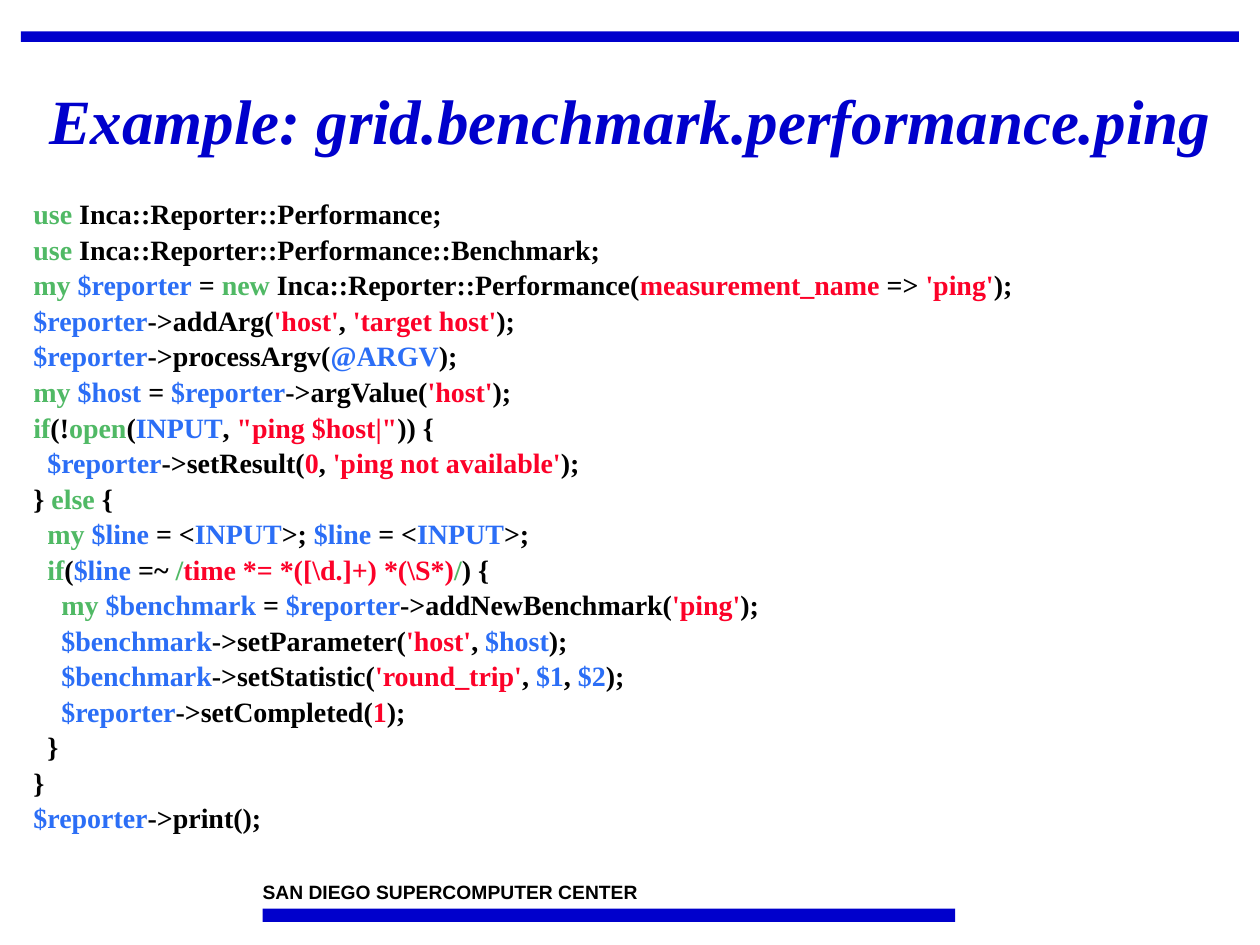
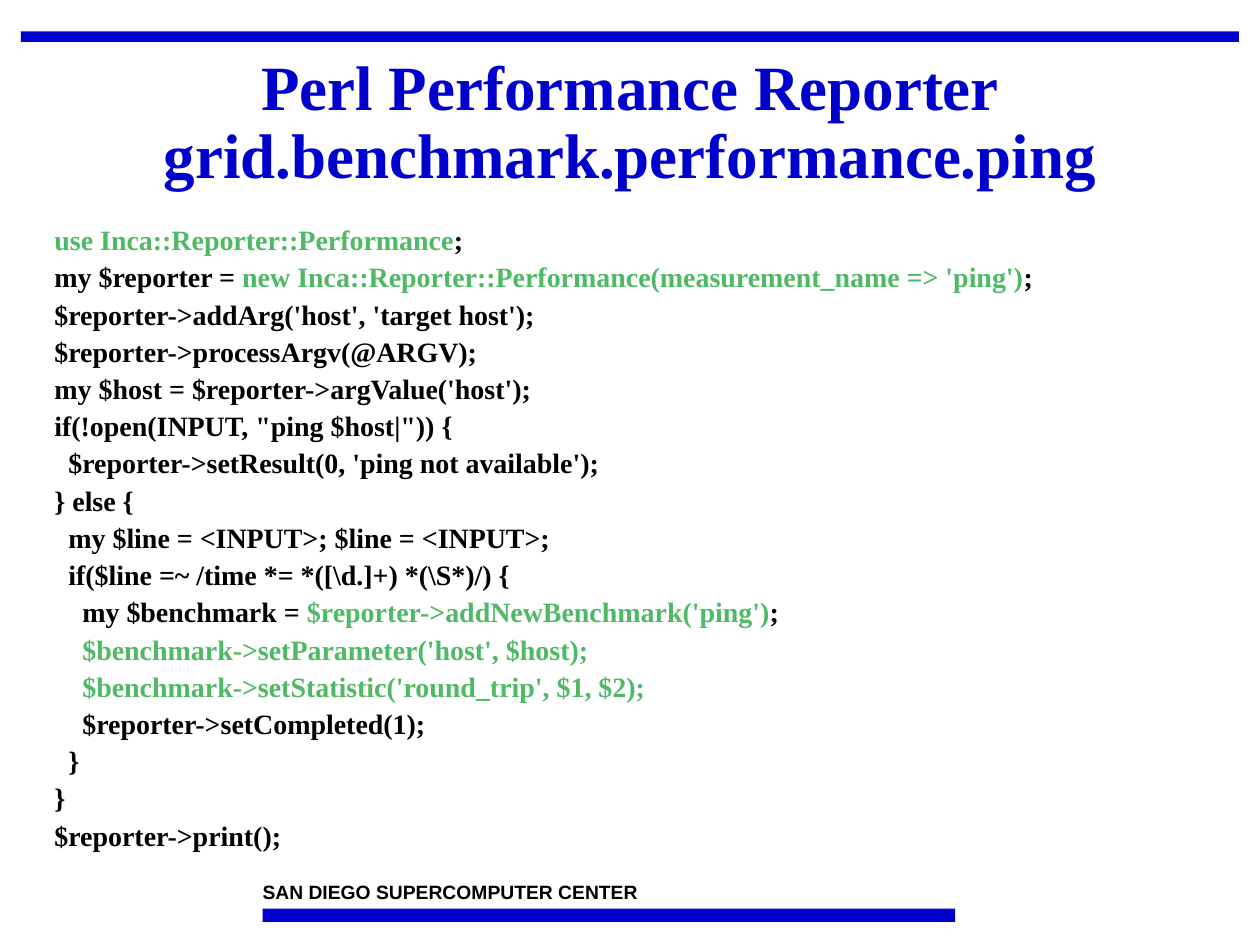
Before and after one commit to IncaProject/inca-xsede, a slide deck: slide 26 of talks/2008workshop/incaReporters.ppt (slide 29 before the commit). Drawn at 1260x945 pixels with LibreOffice and Linux fonts; fonts in the diff are those of the drawing; background and template pictures are left out. Boxes give left, top, right and bottom in pixels: in the first picture for what was removed or moved away, otherwise in the second. Text is boxed around its words. In the diff, an @@ line names an element or a change of style, - is before the commit and + after.

```diff
--- a/talks/2008workshop/incaReporters.ppt
+++ b/talks/2008workshop/incaReporters.ppt
@@ title at [164,65,1096,190]: text changed; italic off @@
-Example: grid.benchmark.performance.ping
+Perl Performance Reporter grid.benchmark.performance.ping
@@ text "use Inca::Reporter::Performance;": place and size @@
-text "use Inca::Reporter::Performance;" at [33,204,1013,834]
+text "use Inca::Reporter::Performance;" at [54,230,1032,851]
@@ text "use Inca::Reporter::Performance;" at [54,230,1032,851]: text colour #000000 to #50B965 in "Inca::Reporter::Performance;", "Inca::Reporter::Performance(measurement_name => 'ping');", "$reporter->addNewBenchmark('ping');", "$benchmark->setParameter('host', $host);" and 1 more places; text colour #50B965 to #000000 in "my", "my", "if(!open(INPUT,", "else" and 3 more places; text colour #2B6EF6 to #000000 in "$reporter", "$reporter->addArg('host',", "$reporter->processArgv(@ARGV);", "$host $reporter->argValue('host');" and 7 more places; text colour #FC0128 to #50B965 in "Inca::Reporter::Performance(measurement_name 'ping');", "$reporter->addNewBenchmark('ping');", "$benchmark->setParameter('host',", "$benchmark->setStatistic('round_trip',"; text colour #FC0128 to #000000 in "$reporter->addArg('host', 'target host');", "$reporter->argValue('host');", ""ping $host|"))", "$reporter->setResult(0, 'ping not available');" and 2 more places; text colour #2B6EF6 to #50B965 in "$reporter->addNewBenchmark('ping');", "$benchmark->setParameter('host', $host);", "$benchmark->setStatistic('round_trip', $1, $2);"; line spacing 0.85 to 0.9 @@
@@ text at [33,240,600,266]: paragraph removed @@
-use Inca::Reporter::Performance::Benchmark;
```
Also in this commit, not shown: 32 other slides changed, 1 slide added, 5 slides removed, 1 other file.
